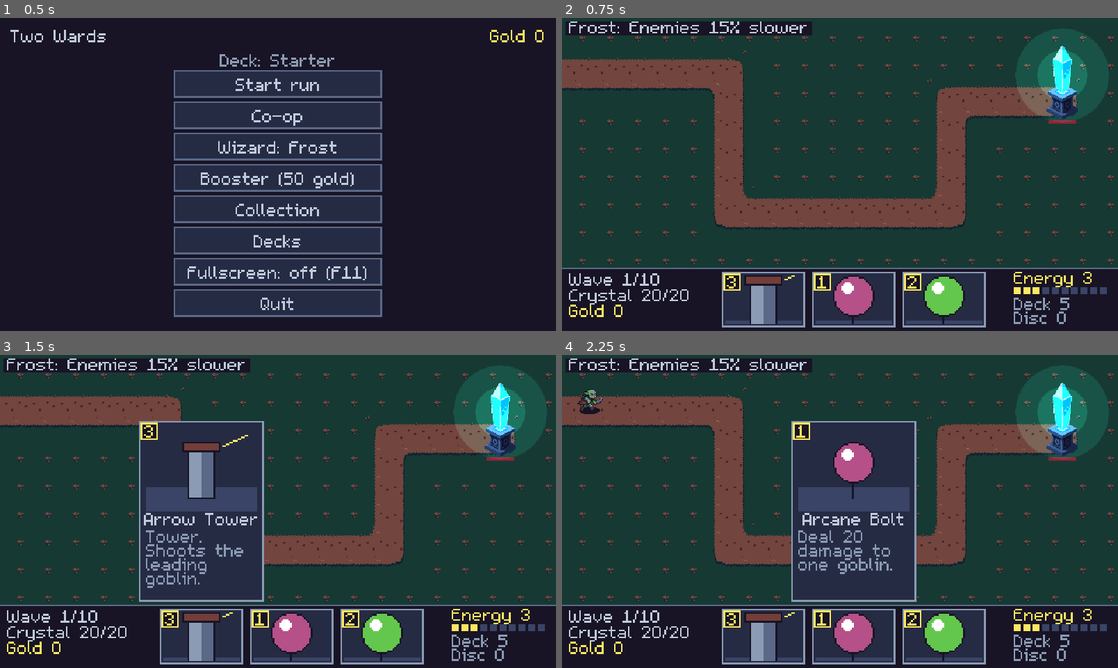
Above: before the commit, frames 1-4 (two rows, left to right).
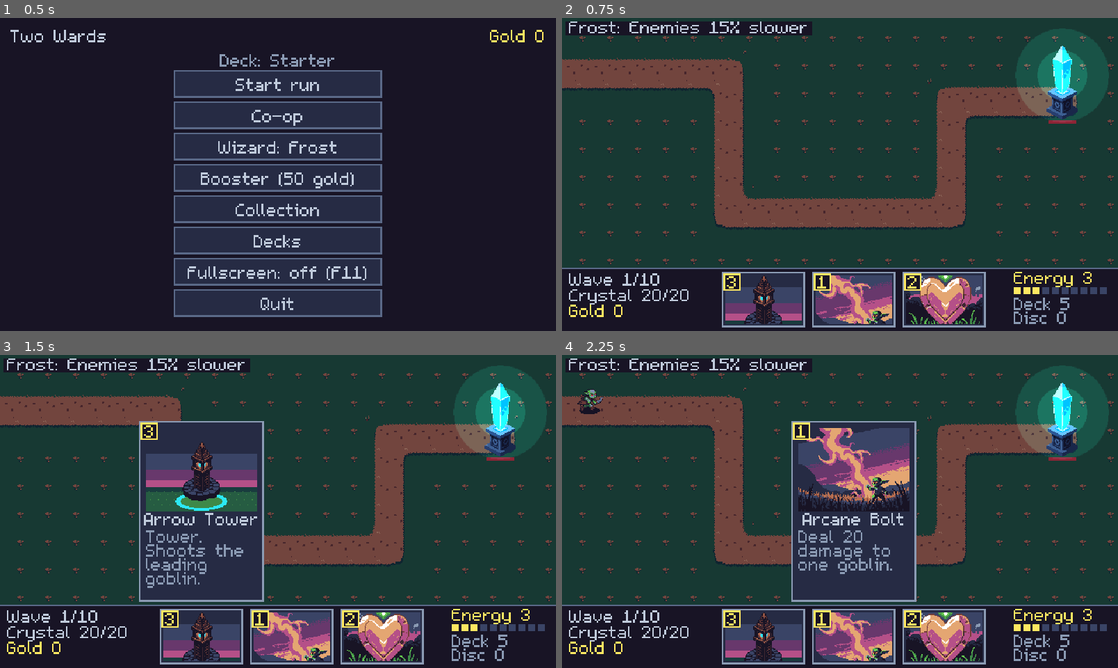
Above: after the commit, the same moments.

Repository: yggdrion/two-wards
Game: Godot game, scene res://scenes/main.tscn
Two runs of this game, one before a commit and one after it. Both use one fixed random seed, a clock stepped at 60 frames per second and the inputs below.
Inputs (mouse positions are in pixels of both pictures, inside the frame that each line leads up to):
- Up to frame 1 (0.5 s): no input
- Up to frame 2 (0.75 s): click "Start run" at 0.5 s
- Up to frame 3 (1.5 s): tap Enter at 1.25 s; move the mouse to (200, 636) at 1.27 s; tap 1 at 1.35 s; click (200, 636) at 1.42 s
- Up to frame 4 (2.25 s): tap Space at 1.52 s; move the mouse to (851, 636) at 2.02 s; tap 2 at 2.1 s; click (851, 636) at 2.17 s

Frame 1 is identical in both runs. In frame 2, 5.4% of the frame differs, in the area x 29-76%, y 82-98%; in frame 3, 9.3%; in frame 4, 9.9%, in the area x 29-76%, y 23-98%.

Commit message:
feat(art): give every tower and ability its own look
- PixelLab sprites for ballista, frost totem and storm spire (48x72,
  arrow tower as palette reference), raw output under assets-src/towers/
- Tower card art composed from the sprite (assets-src/cards/compose_tower_cards.py),
  tower top kept inside the hand's art crop
- PixelLab card art for all 8 ability cards (128x96), raw under assets-src/cards/
- TowerData.light_color: per-tower top light (presentation only)
- Placement shows a see-through copy of the tower at the cursor, red where
  it can't be built

Diff:
--- a/game/resources/towers/ballista.tres
+++ b/game/resources/towers/ballista.tres
@@ -1,6 +1,7 @@
 [gd_resource type="Resource" script_class="TowerData" format=3]
 
 [ext_resource type="Script" path="res://scripts/data/tower_data.gd" id="1_tower"]
+[ext_resource type="Texture2D" path="res://assets/towers/tower_ballista.png" id="2_sprite"]
 
 [resource]
 script = ExtResource("1_tower")
@@ -10,3 +11,5 @@
 damage = 25
 fire_interval = 2.0
 pierce = true
+sprite = ExtResource("2_sprite")
+light_color = Color(0.968627, 0.462745, 0.133333, 1)
--- a/game/resources/towers/frost_totem.tres
+++ b/game/resources/towers/frost_totem.tres
@@ -1,6 +1,7 @@
 [gd_resource type="Resource" script_class="TowerData" format=3]
 
 [ext_resource type="Script" path="res://scripts/data/tower_data.gd" id="1_tower"]
+[ext_resource type="Texture2D" path="res://assets/towers/tower_frost_totem.png" id="2_sprite"]
 
 [resource]
 script = ExtResource("1_tower")
@@ -12,3 +13,5 @@
 area = true
 slow_factor = 0.5
 slow_duration = 1.0
+sprite = ExtResource("2_sprite")
+light_color = Color(0.752941, 0.796078, 0.862745, 1)
--- a/game/resources/towers/storm_spire.tres
+++ b/game/resources/towers/storm_spire.tres
@@ -1,6 +1,7 @@
 [gd_resource type="Resource" script_class="TowerData" format=3]
 
 [ext_resource type="Script" path="res://scripts/data/tower_data.gd" id="1_tower"]
+[ext_resource type="Texture2D" path="res://assets/towers/tower_storm_spire.png" id="2_sprite"]
 
 [resource]
 script = ExtResource("1_tower")
@@ -11,3 +12,5 @@
 fire_interval = 1.2
 chain_count = 3
 chain_range = 64.0
+sprite = ExtResource("2_sprite")
+light_color = Color(0.709804, 0.313725, 0.533333, 1)
--- a/game/scripts/data/tower_data.gd
+++ b/game/scripts/data/tower_data.gd
@@ -12,6 +12,8 @@
 @export var fire_interval: float = 1.0
 ## 48x72 sprite, base at the tower's position; empty keeps the gray-box drawing.
 @export var sprite: Texture2D
+## Color of the light at the top of the tower (Endesga 32).
+@export var light_color := Color("2ce8f5")
 
 @export_group("Hit pattern")
 ## Hit every enemy in range instead of one target.
--- a/game/scripts/game.gd
+++ b/game/scripts/game.gd
@@ -228,6 +228,12 @@
 	for effect in card.effects:
 		if effect is PlaceTowerEffect:
 			overlay.draw_arc(at, effect.tower.attack_range, 0.0, TAU, 48, color, 2.0)
+			# A see-through copy of the tower, tinted by whether it can be built here.
+			if effect.tower.sprite != null:
+				var tint := Color.WHITE if ok else color
+				tint.a = 0.6
+				overlay.draw_texture(effect.tower.sprite, at + Tower.SPRITE_OFFSET, tint)
+				return
 		elif effect is LureEffect or effect is BuffEffect:
 			overlay.draw_arc(at, effect.radius, 0.0, TAU, 32, color, 2.0)
 	overlay.draw_rect(Rect2(at - Vector2(5, 5), Vector2(10, 10)), color, false, 2.0)
--- a/game/scripts/lane/tower.gd
+++ b/game/scripts/lane/tower.gd
@@ -21,7 +21,7 @@
 		_sprite.centered = false
 		_sprite.offset = SPRITE_OFFSET
 		add_child(_sprite)
-	var top := Lane.make_light(Palette.FROST, 0.5, 0.35)
+	var top := Lane.make_light(tower.data.light_color, 0.5, 0.35)
 	top.position = Vector2(0, -60)
 	add_child(top)
 	var base := Lane.make_light(Palette.LURE, 0.3, 0.3)
Binary file changed: game/assets/cards/card_art_arcane_bolt.png
Binary file changed: game/assets/cards/card_art_arcane_focus.png
Binary file changed: game/assets/cards/card_art_arrow_tower.png
Binary file changed: game/assets/cards/card_art_ballista.png
Binary file changed: game/assets/cards/card_art_decoy_effigy.png
Binary file changed: game/assets/cards/card_art_empower.png
Binary file changed: game/assets/cards/card_art_frost_totem.png
Binary file changed: game/assets/cards/card_art_mend.png
Binary file changed: game/assets/cards/card_art_mirror_image.png
Binary file changed: game/assets/cards/card_art_storm_spire.png
Binary file changed: game/assets/cards/card_art_time_warp.png
Binary file changed: game/assets/cards/card_art_war_drums.png
(and 20 more such lines)
